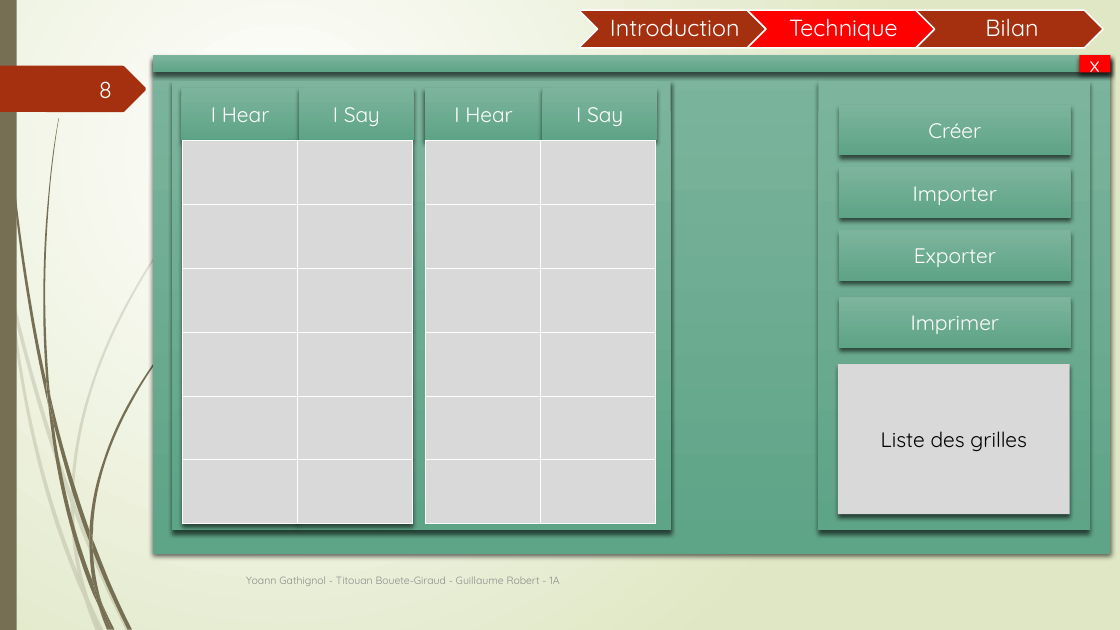
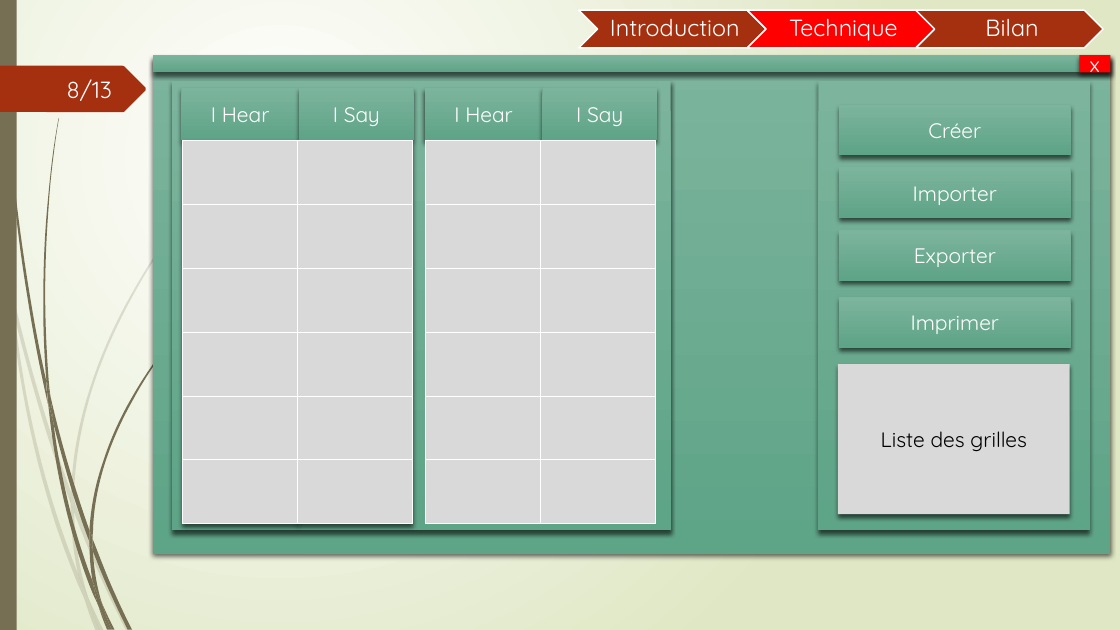
Before and after one commit to Guyoms/PTUT2016, a slide deck: slide 8 of IHearISay/I_HEAR_I_SAY_Points_Techniques.pptx. Drawn at 1120x630 pixels with LibreOffice and Linux fonts; fonts in the diff are those of the drawing. Boxes give left, top, right and bottom in pixels: in the first picture for what was removed or moved away, otherwise in the second. Text is boxed around its words. In the diff, an @@ line names an element or a change of style, - is before the commit and + after.

```diff
--- a/IHearISay/I_HEAR_I_SAY_Points_Techniques.pptx
+++ b/IHearISay/I_HEAR_I_SAY_Points_Techniques.pptx
@@ page number at (67,79,112,101): text changed @@
-8
+8/13
@@ text removed at (246,576,559,586) @@
-Yoann Gathignol - Titouan Bouete-Giraud - Guillaume Robert - 1A
```
Also in this commit, not shown: 9 other slides changed, 3 slides added, 3 slides removed, 1 other file.
